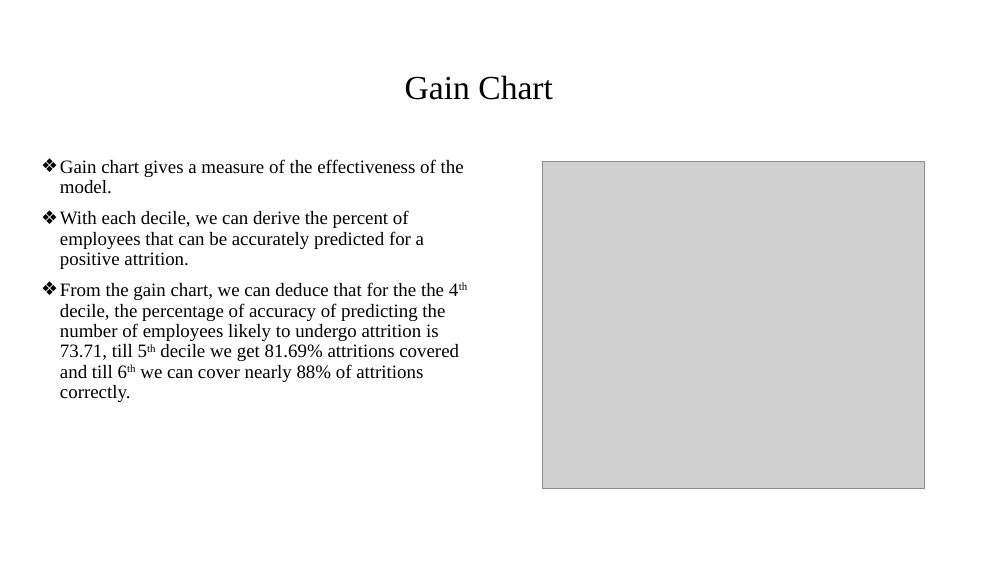
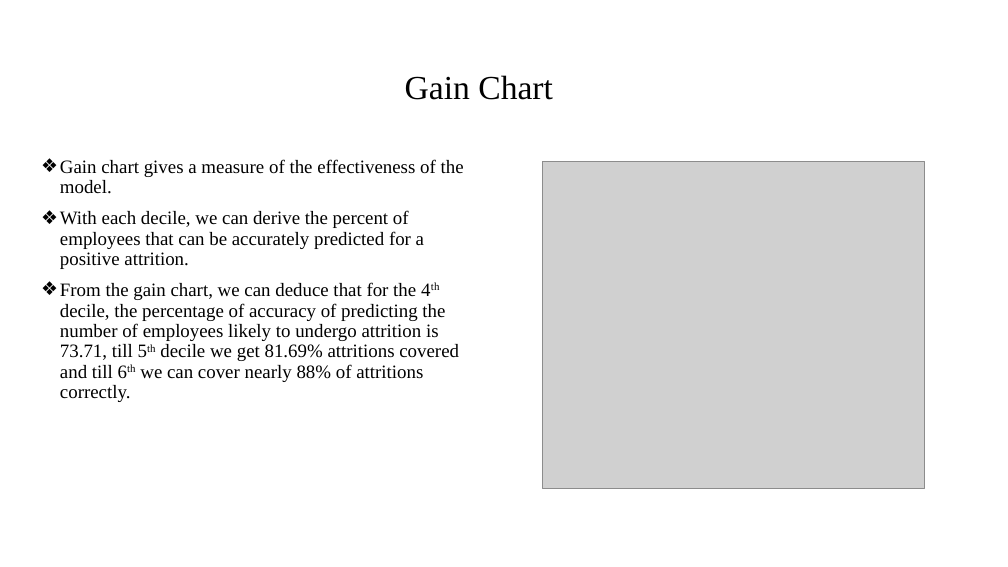
Before and after one commit to gaurav007x/HR-Analytics, a slide deck: slide 9 of HR Analytics Presentation.pptx. Drawn at 1008x567 pixels with LibreOffice and Linux fonts; fonts in the diff are those of the drawing; grey boxes stand for pictures; background and template pictures are left out. Boxes give left, top, right and bottom in pixels: in the first picture for what was removed or moved away, otherwise in the second. Text is boxed around its words. In the diff, an @@ line names an element or a change of style, - is before the commit and + after.

```diff
--- a/HR Analytics Presentation.pptx
+++ b/HR Analytics Presentation.pptx
@@ text at (60, 282, 459, 402): text changed @@
-❖ From the gain chart, we can deduce that for the the 4th decile, the percentage of accuracy of predicting the number of employees likely to undergo attrition is 73.71, till 5th decile we get 81.69% attritions covered and till 6th we can cover nearly 88% of attritions correctly.
+❖ From the gain chart, we can deduce that for the 4th decile, the percentage of accuracy of predicting the number of employees likely to undergo attrition is 73.71, till 5th decile we get 81.69% attritions covered and till 6th we can cover nearly 88% of attritions correctly.
```
Also in this commit, not shown: 2 other slides changed, 1 other file.
